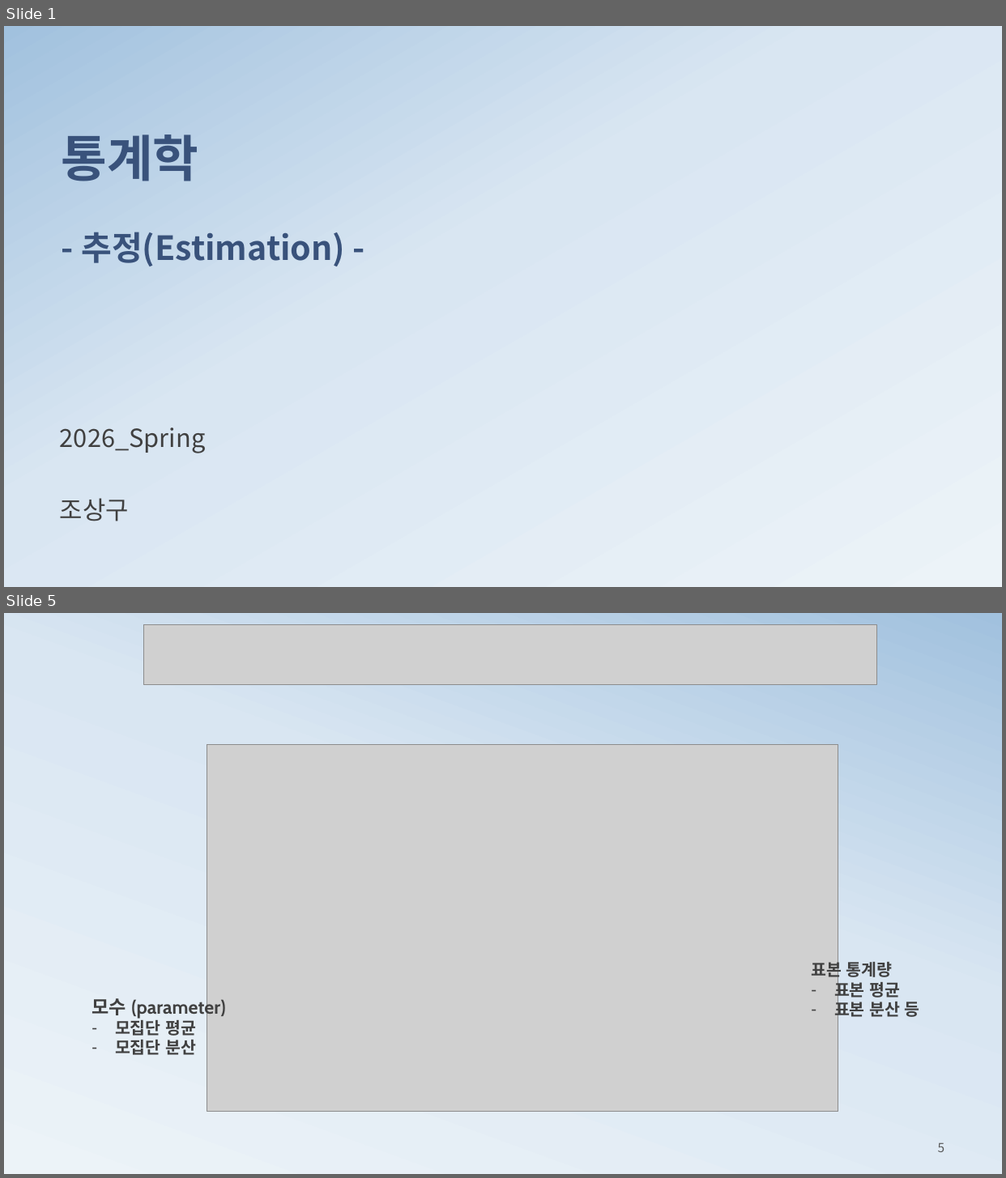
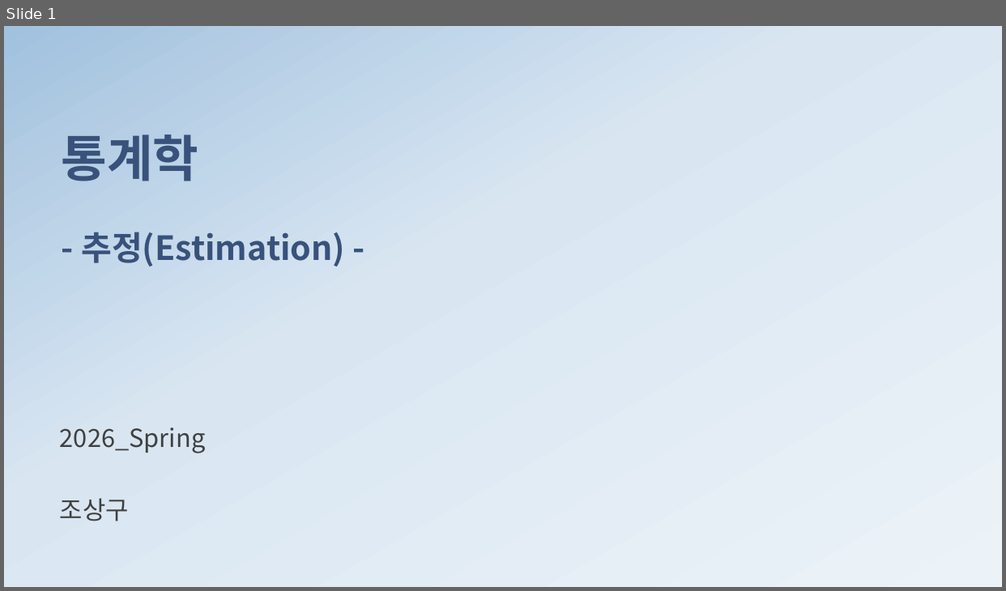
Before and after one commit to ancestor9/mathematics-for-machine-learning, a slide deck: 4_Estimation.pptx. Shown one above the other, each under a label of ours: slides 1 and 5 before the commit, slide 1 after it; the slides between them are not shown. The pictures are 1006x1178 and 1006x591 pixels, drawn with LibreOffice and Linux fonts; fonts in the diff are those of the drawing; grey boxes stand for pictures; background and template pictures are left out. Boxes give left, top, right and bottom in pixels: in the first picture for what was removed or moved away, otherwise in the second. Text is boxed around its words. In the diff, an @@ line names an element or a change of style, - is before the commit and + after.

```diff
--- a/4_Estimation.pptx
+++ b/4_Estimation.pptx
@@ slide 5 removed at (x1=4, y1=613, x2=1002, y2=1174), background gradient #ECF3F8 to #D9E6F2 to #A1C1DE @@
@@ picture removed at (x1=143, y1=625, x2=876, y2=686) @@
@@ picture removed at (x1=206, y1=745, x2=838, y2=1112) @@
@@ text removed at (x1=811, y1=960, x2=920, y2=1020) @@
-표본 통계량
-– 표본 평균
-– 표본 분산 등
@@ text removed at (x1=91, y1=998, x2=225, y2=1055) @@
-모수 (parameter)
-– 모집단 평균
-– 모집단 분산
@@ page number removed at (x1=938, y1=1143, x2=945, y2=1152) @@
-5
```
Also in this commit, not shown: 9 slides changed, 11 slides added, 6 other slides removed.
